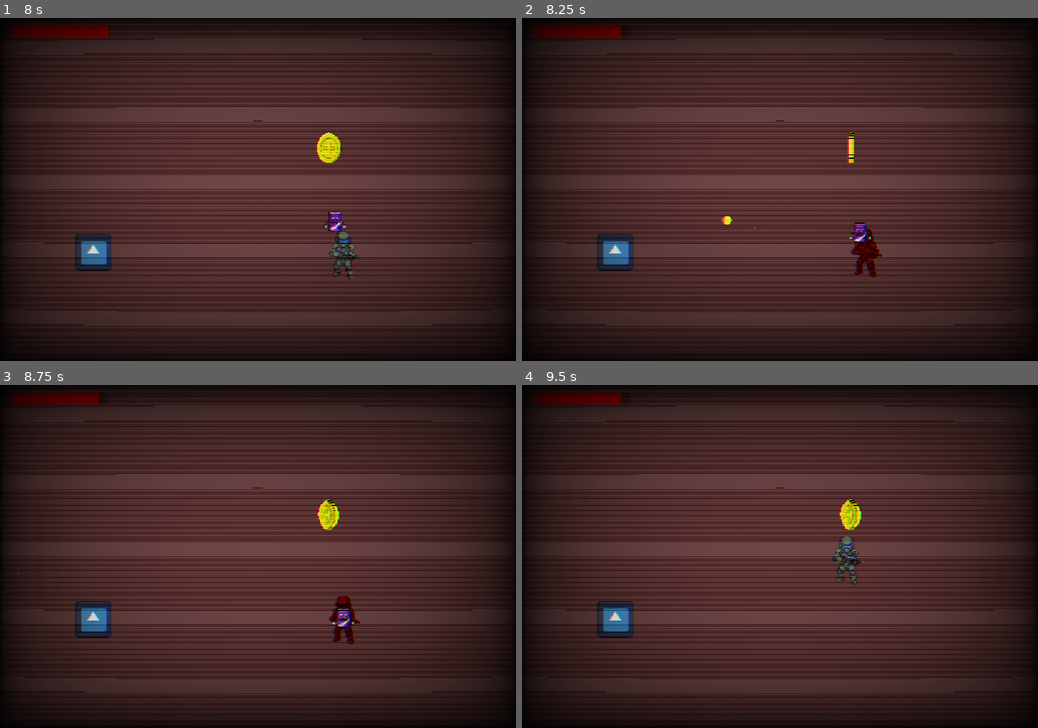
Above: before the commit, frames 1-4 (two rows, left to right).
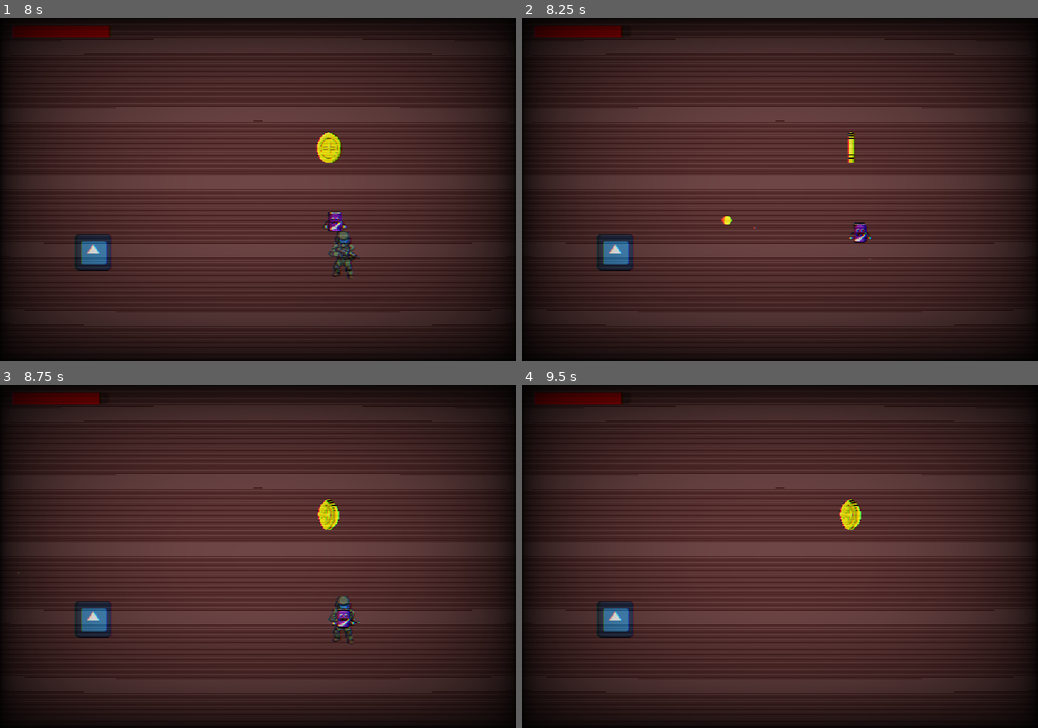
Above: after the commit, the same moments.

Repository: Krelian88/npa-game
Game: Godot game, scene res://Scene/main_menu.tscn
The game is run twice, just before and just after one commit, with the same random seed, the same clock (stepped at 60 frames per second) and the same inputs. The engine's default icon, where the game draws it, is replaced by a stand-in: a white triangle on a blue panel in a dark square. Sound files missing from this copy of the repository are replaced by a short silence.
Inputs (mouse positions are in pixels of both pictures, inside the frame that each line leads up to):
- Up to frame 1 (8 s): click "PLAY" at 0.5 s; tap Enter (ui_accept) at 1.25, 1.52, 4.52, 7.52 s; move the mouse to (371, 172) at 1.27 s; hold Right (Move Right) 1.28-2 s; click (371, 172) at 1.35 s; drag from (154, 206) to (340, 264) at 2.02 s; move the mouse to (309, 114) at 2.77 s; hold Right (Move Right) 2.78-3.5 s; click (309, 114) at 2.85 s; drag from (232, 258) to (330, 148) at 3.52 s; move the mouse to (412, 240) at 4.27 s; hold Left (Move Left) 4.28-5 s; click (412, 240) at 4.35 s; drag from (103, 138) to (92, 251) at 5.02 s; move the mouse to (283, 189) at 5.77 s; hold Down (Move Down) 5.78-6.5 s; click (283, 189) at 5.85 s; drag from (180, 103) to (154, 206) at 6.52 s; move the mouse to (371, 172) at 7.27 s; hold Up (Move Up) from 7.28 s (still down); click (371, 172) at 7.35 s
- Up to frame 2 (8.25 s): release Up (Move Up) at 8 s; drag from (676, 206) to (852, 148) at 8.02 s
- Up to frame 3 (8.75 s): no input
- Up to frame 4 (9.5 s): move the mouse to (831, 481) at 8.77 s; hold Down (Move Down) from 8.78 s (still down); click (831, 481) at 8.85 s

Frame 1 is identical in both runs. In frame 2, 0.4% of the frame differs, in the area x 63-70%, y 61-76%; in frame 3, 0.3%; in frame 4, 0.5%, in the area x 60-67%, y 44-59%.

Commit message:
Add damage flash and player blink tweens
Give visual feedback for damage and invincibility: boss.take_damage now calls a new _flash_damage() which uses a tween to flash the boss red/white, and the player uses a new _start_blink() tween to blink visibility while invincible. Invincibility is still started on hit via the InvincibilityTimer; the player tween awaits completion and restores visibility and invincibility state. Changes made in Scripts/boss.gd and Scripts/player.gd.

Diff:
--- a/Scripts/boss.gd
+++ b/Scripts/boss.gd
@@ -56,12 +56,19 @@
 
 func take_damage() -> void:
 	health -= 1
+	_flash_damage()
 	print("[Boss] Health: %d" % health)
 	if health <= MAX_HEALTH / 2 and phase == 1:
 		_enter_phase_2()
 	if health <= 0:
 		died.emit()
 		queue_free()
+
+func _flash_damage() -> void:
+	var tween := create_tween()
+	tween.set_loops(3)
+	tween.tween_property(self, "modulate", Color.RED, 0.05)
+	tween.tween_property(self, "modulate", Color.WHITE, 0.05)
 
 func _enter_phase_2() -> void:
 	phase = 2
--- a/Scripts/player.gd
+++ b/Scripts/player.gd
@@ -67,13 +67,25 @@
 		player_health -= 10
 		print("Player Health: ", player_health) #Prints to the bottom of the screen
 	#Turn on invincibility and starts the flash!
-	is_invincible = true
-	modulate = Color.RED #Changes the colour of the player
-	$InvincibilityTimer.start()
+		is_invincible = true
+		_start_blink()
+		$InvincibilityTimer.start()
 
 func _on_invincibility_timer_timeout() -> void:
+	pass
 	is_invincible	= false
 	modulate = Color.WHITE #Changes colour back to normal!
+
+func _start_blink() -> void:
+	var tween := create_tween()
+	tween.set_loops(12)
+	tween.tween_callback(func(): visible = false)
+	tween.tween_interval(0.1)
+	tween.tween_callback(func(): visible = true)
+	tween.tween_interval(0.1)
+	await tween.finished
+	is_invincible = false
+	visible = true
 
 func shoot() -> void:
 	var new_bullet = bullet.instantiate()
